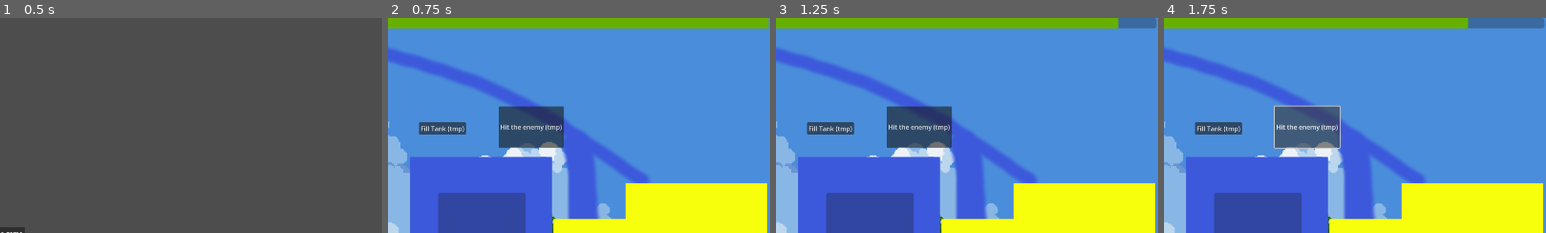
Above: before the commit, frames 1-4 (left to right).
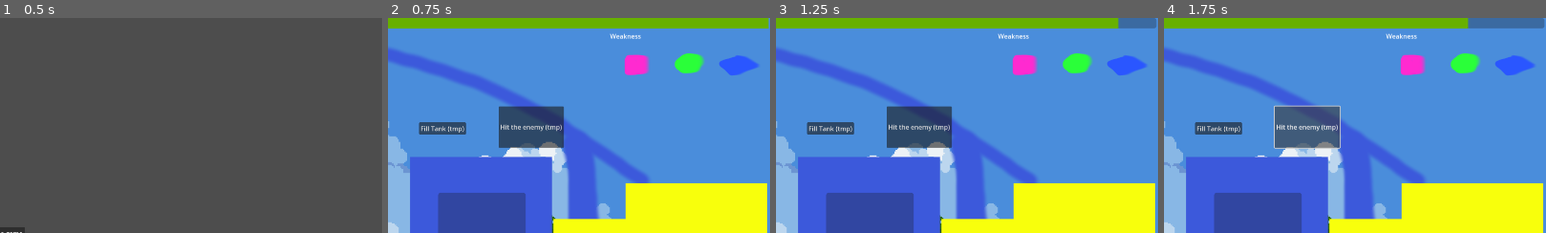
Above: after the commit, the same moments.

Repository: jackfruitgames/ahirutochi
Game: Godot game, scene res://scenes/MainMenu/main_menu.tscn
The game is run twice, just before and just after one commit, with the same random seed, the same clock (stepped at 60 frames per second) and the same inputs.
Inputs:
- Up to frame 1 (0.5 s): no input
- Up to frame 2 (0.75 s): click "Start the game" at 0.5 s
- Up to frame 3 (1.25 s): no input
- Up to frame 4 (1.75 s): click "Hit the enemy (tmp)" at 1.25 s
The pictures show only the part of the screen within x 50-100%, y 0-50%; the shares and areas given below are measured in that part.

Frame 1 is identical in both runs. In frame 2, 1.9% of the frame differs, in the area x 58-97%, y 7-27%; in frame 3, 1.9%; in frame 4, 1.9%.

Commit message:
add recipe scene (doesn't work yet)

Diff:
--- a/scenes/Game/game.gd
+++ b/scenes/Game/game.gd
@@ -1,17 +1,19 @@
 extends Node2D
 
-# TODO: main game logic, update global state etc
+var recipe: Array = [
+	Enums.INGREDIENT.RED,
+	Enums.INGREDIENT.GREEN,
+	Enums.INGREDIENT.BLUE
+]
 
-# Called when the node enters the scene tree for the first time.
 func _ready() -> void:
-	pass # Replace with function body.
-
-
-# Called every frame. 'delta' is the elapsed time since the previous frame.
-func _process(delta: float) -> void:
-	pass
+	$Recipe.set_ingredients(recipe)
 
 
 func _on_soda_dream_shot_fired() -> void:
 	if $Enemy:
 		$Enemy.kill_the_enemy()
+
+
+func _on_pot_bubble_exploded() -> void:
+	GameState.health -= 10
--- a/scenes/Game/game.tscn
+++ b/scenes/Game/game.tscn
@@ -7,6 +7,7 @@
 [ext_resource type="PackedScene" uid="uid://ci5k534ymwvur" path="res://scenes/Pot/pot.tscn" id="6_22nnk"]
 [ext_resource type="PackedScene" uid="uid://d37y8ymcxeu2y" path="res://scenes/SodaDream/soda_dream.tscn" id="6_aey6b"]
 [ext_resource type="PackedScene" uid="uid://75mrk5v6elk0" path="res://scenes/Enemy/enemy.tscn" id="7_q5ej7"]
+[ext_resource type="PackedScene" uid="uid://ddiqhqerpc3ph" path="res://scenes/Recipe/recipe.tscn" id="8_lxuc3"]
 
 [node name="Game" type="Node2D"]
 script = ExtResource("1_er28t")
@@ -30,4 +31,8 @@
 [node name="Enemy" parent="." instance=ExtResource("7_q5ej7")]
 position = Vector2(1646, 616)
 
+[node name="Recipe" parent="." instance=ExtResource("8_lxuc3")]
+position = Vector2(1518, 34)
+
+[connection signal="bubble_exploded" from="Pot" to="." method="_on_pot_bubble_exploded"]
 [connection signal="shot_fired" from="SodaDream" to="." method="_on_soda_dream_shot_fired"]
--- /dev/null
+++ b/scenes/Recipe/recipe.gd
@@ -0,0 +1,17 @@
+extends Node2D
+
+var textures: Array = [
+	preload("res://assets/img/scribbles/RED.png"),
+	preload("res://assets/img/scribbles/GREEN.png"),
+	preload("res://assets/img/scribbles/BLUE.png"),
+]
+
+# Called when the node enters the scene tree for the first time.
+func _ready() -> void:
+	pass # Replace with function body.
+
+
+func set_ingredients(ingredients: Array) -> void:
+	$Ingredient1.texture = textures[ingredients[0]]
+	$Ingredient2.texture = textures[ingredients[1]]
+	$Ingredient3.texture = textures[ingredients[2]]
--- /dev/null
+++ b/scenes/Recipe/recipe.tscn
@@ -0,0 +1,27 @@
+[gd_scene load_steps=3 format=3 uid="uid://ddiqhqerpc3ph"]
+
+[ext_resource type="Script" path="res://scenes/Recipe/recipe.gd" id="1_yykeq"]
+[ext_resource type="Texture2D" uid="uid://c1v0xwh1j5bie" path="res://assets/img/scribbles/BLUE.png" id="2_mmq7r"]
+
+[node name="Recipe" type="Node2D"]
+script = ExtResource("1_yykeq")
+
+[node name="Label" type="Label" parent="."]
+offset_right = 40.0
+offset_bottom = 23.0
+text = "Weakness"
+
+[node name="Ingredient1" type="Sprite2D" parent="."]
+position = Vector2(68, 73)
+scale = Vector2(0.5, 0.5)
+texture = ExtResource("2_mmq7r")
+
+[node name="Ingredient2" type="Sprite2D" parent="."]
+position = Vector2(199, 73)
+scale = Vector2(0.5, 0.5)
+texture = ExtResource("2_mmq7r")
+
+[node name="Ingredient3" type="Sprite2D" parent="."]
+position = Vector2(326, 73)
+scale = Vector2(0.5, 0.5)
+texture = ExtResource("2_mmq7r")
Not shown: 1 places in scenes/Game/game.tscn that only renumber resources
